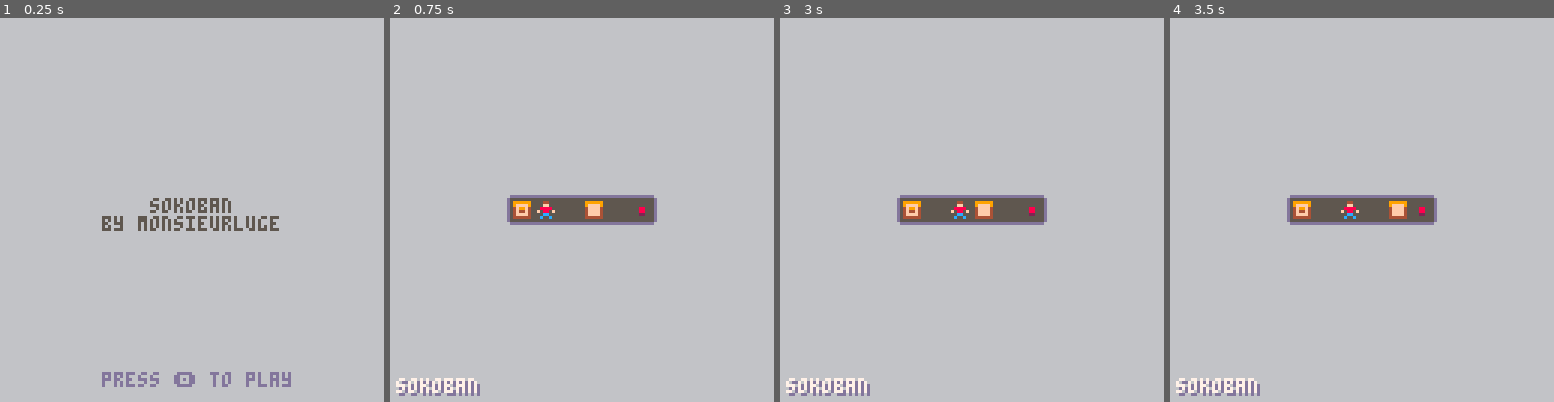
Above: before the commit, frames 1-4 (left to right).
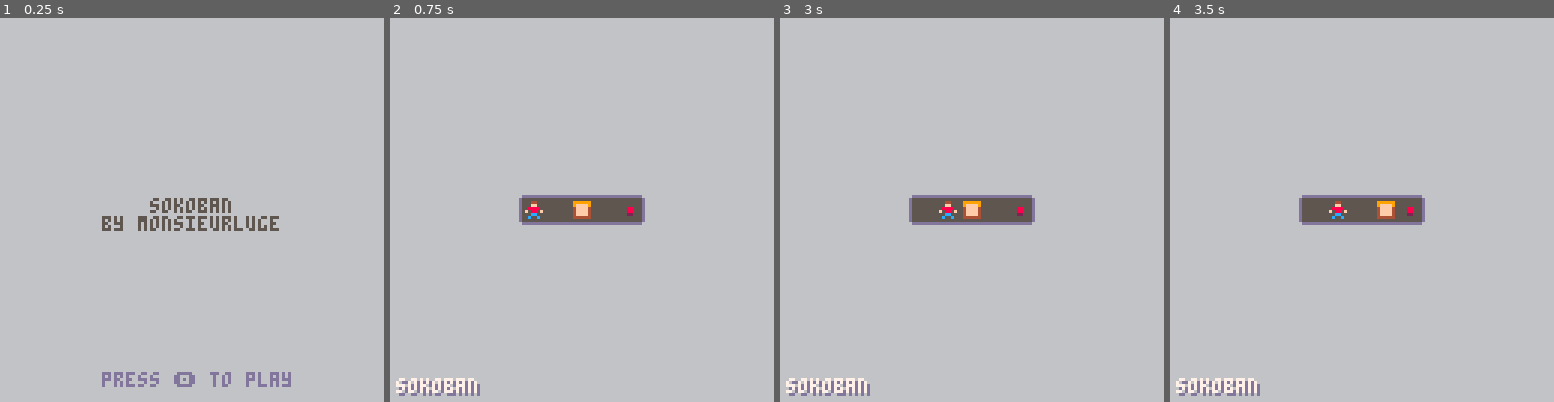
Above: after the commit, the same moments.

Repository: monsieurluge/pico8
Game: PICO-8 cartridge sokoban.p8
Two runs of this game, one before a commit and one after it. Both use one fixed random seed, a clock stepped at 60 frames per second and the inputs below.
Inputs:
- Up to frame 1 (0.25 s): no input
- Up to frame 2 (0.75 s): tap O (Z key) at 0.33, 0.7 s
- Up to frame 3 (3 s): tap X (X key) at 1.07, 2.07, 2.4, 2.73 s; tap O (Z key) at 1.43, 2.22 s; hold Left 1.97-2.37 s; hold Down 2.42-2.82 s; hold Right from 2.87 s (still down)
- Up to frame 4 (3.5 s): keep holding Right; tap X (X key) at 3.07, 3.4 s; tap O (Z key) at 3.1 s

Frame 1 is identical in both runs. In frame 2, 1.3% of the frame differs, in the area x 30-70%, y 46-54%; in frame 3, 1.3%; in frame 4, 1.3%.

Commit message:
sokoban: remove some sprites bg color

Diff:
--- a/sokoban.p8
+++ b/sokoban.p8
@@ -5,7 +5,7 @@
 -- by monsieurluge
 
 stages={
- {x=0,y=11,w=8,h=3,lvl=1,name="sokoban",lock=false},
+ {x=0,y=11,w=7,h=3,lvl=1,name="sokoban",lock=false},
  {x=0,y=17,w=9,h=7,lvl=2,name="the start",lock=true},
  {x=0,y=25,w=9,h=7,lvl=5,name="wtf?",lock=true},
  {x=11,y=0,w=5,h=3,lvl=1,name="filler",lock=true},
@@ -276,7 +276,12 @@
 end
 
 function draw_stage()
- map(0,0,offset.x,offset.y,stage.w,stage.h)
+ local ox=offset.x
+ local oy=offset.y
+ local sw=stage.w
+ local sh=stage.h
+ rectfill(ox,oy,ox+8*sw-1,oy+8*sh-1,5)
+ map(0,0,ox,oy,sw,sh)
 end
 
 function draw_ui()
@@ -351,14 +356,14 @@
 end
 
 __gfx__
-00000000000000005555555555555555555555555555555507777777777700000999999999990000000000000000000000000000000000000000000000000000
-00000000000440005999999559999995555555555555555577777777777770009777777777779000000000000000000000000000000000000000000000000000
-00700700000ff00059ffff9559ffff95555555555555555577777777777770009777777777779000000000000000000000000000000000000000000000000000
-000770000088880054ffff4554f99f45555885555555555577777777777770009777777777779000000000000000000000000000000000000000000000000000
-000770000f0880f054ffff4554f44f45555885555555555577777777777770009777777777779000000000000000000000000000000000000000000000000000
-00700700000cc00054ffff4554ffff45555225555555555577777777777770004777777777774000000000000000000000000000000000000000000000000000
-0000000000c00c005444444554444445555555555555555577777777777770004777777777774000000000000000000000000000000000000000000000000000
-00000000000000005555555555555555555555555555555577777777777770004777777777774000000000000000000000000000000000000000000000000000
+00000000000000000000000000000000000000000000000007777777777700000999999999990000000000000000000000000000000000000000000000000000
+00000000000440000999999009999990000000000000000077777777777770009777777777779000000000000000000000000000000000000000000000000000
+00700700000ff00009ffff9009ffff90000000000000000077777777777770009777777777779000000000000000000000000000000000000000000000000000
+000770000088880004ffff4004f99f40000880000000000077777777777770009777777777779000000000000000000000000000000000000000000000000000
+000770000f0880f004ffff4004f44f40000880000000000077777777777770009777777777779000000000000000000000000000000000000000000000000000
+00700700000cc00004ffff4004ffff40000220000000000077777777777770004777777777774000000000000000000000000000000000000000000000000000
+0000000000c00c000444444004444440000000000000000077777777777770004777777777774000000000000000000000000000000000000000000000000000
+00000000000000000000000000000000000000000000000077777777777770004777777777774000000000000000000000000000000000000000000000000000
 5dddddddddddddddddddddd55dddddd55dddddddddddddd577777777777770004777777777774000000000000000000000000000000000000000000000000000
 dd66666666666666666666dddd6666dddd666666666666dd77777777777770004777777777774000000000000000000000000000000000000000000000000000
 d6666666666666666666666dd666666dd66666666666666d77777777777770004777777777774000000000000000000000000000000000000000000000000000
@@ -375,11 +380,11 @@
 d6666666666666666666666dd666666dd666666d6666666644404440000000000000000000000000000000000000000000000000000000000000000000000000
 d6666666666666666666666dd666666ddd6666dd6666666644444440000000000000000000000000000000000000000000000000000000000000000000000000
 d6666666666666666666666dd666666d5dddddd5dddddddd00000000000000000000000000000000000000000000000000000000000000000000000000000000
-d6666666666666666666666dd666666d099900000000000000000000000000000000000000000000000000000000000000000000000000000000000000000000
-d6666666666666666666666dd666666d999a90000000000000000000000000000000000000000000000000000000000000000000000000000000000000000000
-d6666666666666666666666dd666666d999a90000000000000000000000000000000000000000000000000000000000000000000000000000000000000000000
-d6666666666666666666666dd666666d9aaa90000000000000000000000000000000000000000000000000000000000000000000000000000000000000000000
-d6666666666666666666666dd666666d099900000000000000000000000000000000000000000000000000000000000000000000000000000000000000000000
+d6666666666666666666666dd666666d000000000000000000000000000000000000000000000000000000000000000000000000000000000000000000000000
+d6666666666666666666666dd666666d000000000000000000000000000000000000000000000000000000000000000000000000000000000000000000000000
+d6666666666666666666666dd666666d000000000000000000000000000000000000000000000000000000000000000000000000000000000000000000000000
+d6666666666666666666666dd666666d000000000000000000000000000000000000000000000000000000000000000000000000000000000000000000000000
+d6666666666666666666666dd666666d000000000000000000000000000000000000000000000000000000000000000000000000000000000000000000000000
 d6666666666666666666666dd666666d000000000000000000000000000000000000000000000000000000000000000000000000000000000000000000000000
 dd66666666666666666666dddd6666dd000000000000000000000000000000000000000000000000000000000000000000000000000000000000000000000000
 5dddddddddddddddddddddd55dddddd5000000000000000000000000000000000000000000000000000000000000000000000000000000000000000000000000
@@ -528,29 +533,29 @@
 0404040404040404040404000000000000000000000000000000000000000000000000000000000000000000000000000000000000000000000000000000000000000000000000000000000000000000000000000000000000000000000000000000000000000000000000000000000000000000000000000000000000000000
 0404040404040404040404000000000000000000000000000000000000000000000000000000000000000000000000000000000000000000000000000000000000000000000000000000000000000000000000000000000000000000000000000000000000000000000000000000000000000000000000000000000000000000
 0404040404040404040404000000000000000000000000000000000000000000000000000000000000000000000000000000000000000000000000000000000000000000000000000000000000000000000000000000000000000000000000000000000000000000000000000000000000000000000000000000000000000000
-2131313131313121000000000000000000000000000000000000000000000000000000000000000000000000000000000000000000000000000000000000000000000000000000000000000000000000000000000000000000000000000000000000000000000000000000000000000000000000000000000000000000000000
-2203010002000420000000000000000000000000000000000000000000000000000000000000000000000000000000000000000000000000000000000000000000000000000000000000000000000000000000000000000000000000000000000000000000000000000000000000000000000000000000000000000000000000
-2111111111111121000000000000000000000000000000000000000000000000000000000000000000000000000000000000000000000000000000000000000000000000000000000000000000000000000000000000000000000000000000000000000000000000000000000000000000000000000000000000000000000000
+2131313131312100000000000000000000000000000000000000000000000000000000000000000000000000000000000000000000000000000000000000000000000000000000000000000000000000000000000000000000000000000000000000000000000000000000000000000000000000000000000000000000000000
+2201000200042000000000000000000000000000000000000000000000000000000000000000000000000000000000000000000000000000000000000000000000000000000000000000000000000000000000000000000000000000000000000000000000000000000000000000000000000000000000000000000000000000
+2111111111112100000000000000000000000000000000000000000000000000000000000000000000000000000000000000000000000000000000000000000000000000000000000000000000000000000000000000000000000000000000000000000000000000000000000000000000000000000000000000000000000000
 0000000000000000000000000000000000000000000000000000000000000000000000000000000000000000000000000000000000000000000000000000000000000000000000000000000000000000000000000000000000000000000000000000000000000000000000000000000000000000000000000000000000000000
 0000000000000000000000000000000000000000000000000000000000000000000000000000000000000000000000000000000000000000000000000000000000000000000000000000000000000000000000000000000000000000000000000000000000000000000000000000000000000000000000000000000000000000
 0000000000000000000000000000000000000000000000000000000000000000000000000000000000000000000000000000000000000000000000000000000000000000000000000000000000000000000000000000000000000000000000000000000000000000000000000000000000000000000000000000000000000000
-2121213131213131210000000000000000000000000000000000000000000000000000000000000000000000000000000000000000000000000000000000000000000000000000000000000000000000000000000000000000000000000000000000000000000000000000000000000000000000000000000000000000000000
-2131320000230303200000000000000000000000000000000000000000000000000000000000000000000000000000000000000000000000000000000000000000000000000000000000000000000000000000000000000000000000000000000000000000000000000000000000000000000000000000000000000000000000
-2200000000202525210000000000000000000000000000000000000000000000000000000000000000000000000000000000000000000000000000000000000000000000000000000000000000000000000000000000000000000000000000000000000000000000000000000000000000000000000000000000000000000000
+2121213131212121210000000000000000000000000000000000000000000000000000000000000000000000000000000000000000000000000000000000000000000000000000000000000000000000000000000000000000000000000000000000000000000000000000000000000000000000000000000000000000000000
+2131320000202121210000000000000000000000000000000000000000000000000000000000000000000000000000000000000000000000000000000000000000000000000000000000000000000000000000000000000000000000000000000000000000000000000000000000000000000000000000000000000000000000
+2200000000203131210000000000000000000000000000000000000000000000000000000000000000000000000000000000000000000000000000000000000000000000000000000000000000000000000000000000000000000000000000000000000000000000000000000000000000000000000000000000000000000000
 2200000200330404200000000000000000000000000000000000000000000000000000000000000000000000000000000000000000000000000000000000000000000000000000000000000000000000000000000000000000000000000000000000000000000000000000000000000000000000000000000000000000000000
 2112000200020403200000000000000000000000000000000000000000000000000000000000000000000000000000000000000000000000000000000000000000000000000000000000000000000000000000000000000000000000000000000000000000000000000000000000000000000000000000000000000000000000
 2122000113000000200000000000000000000000000000000000000000000000000000000000000000000000000000000000000000000000000000000000000000000000000000000000000000000000000000000000000000000000000000000000000000000000000000000000000000000000000000000000000000000000
 2121111121111111210000000000000000000000000000000000000000000000000000000000000000000000000000000000000000000000000000000000000000000000000000000000000000000000000000000000000000000000000000000000000000000000000000000000000000000000000000000000000000000000
 0000000000000000000000000000000000000000000000000000000000000000000000000000000000000000000000000000000000000000000000000000000000000000000000000000000000000000000000000000000000000000000000000000000000000000000000000000000000000000000000000000000000000000
-2121312131313131210000000000000000000000000000000000000000000000000000000000000000000000000000000000000000000000000000000000000000000000000000000000000000000000000000000000000000000000000000000000000000000000000000000000000000000000000000000000000000000000
-2132033300000000200000000000000000000000000000000000000000000000000000000000000000000000000000000000000000000000000000000000000000000000000000000000000000000000000000000000000000000000000000000000000000000000000000000000000000000000000000000000000000000000
+2121212131313131210000000000000000000000000000000000000000000000000000000000000000000000000000000000000000000000000000000000000000000000000000000000000000000000000000000000000000000000000000000000000000000000000000000000000000000000000000000000000000000000
+2131313200000000200000000000000000000000000000000000000000000000000000000000000000000000000000000000000000000000000000000000000000000000000000000000000000000000000000000000000000000000000000000000000000000000000000000000000000000000000000000000000000000000
 2200000204021300200000000000000000000000000000000000000000000000000000000000000000000000000000000000000000000000000000000000000000000000000000000000000000000000000000000000000000000000000000000000000000000000000000000000000000000000000000000000000000000000
 2200130401043300200000000000000000000000000000000000000000000000000000000000000000000000000000000000000000000000000000000000000000000000000000000000000000000000000000000000000000000000000000000000000000000000000000000000000000000000000000000000000000000000
 2200330204020000200000000000000000000000000000000000000000000000000000000000000000000000000000000000000000000000000000000000000000000000000000000000000000000000000000000000000000000000000000000000000000000000000000000000000000000000000000000000000000000000
-2200000000130310210000000000000000000000000000000000000000000000000000000000000000000000000000000000000000000000000000000000000000000000000000000000000000000000000000000000000000000000000000000000000000000000000000000000000000000000000000000000000000000000
-2111111111211121210000000000000000000000000000000000000000000000000000000000000000000000000000000000000000000000000000000000000000000000000000000000000000000000000000000000000000000000000000000000000000000000000000000000000000000000000000000000000000000000
-…(5 lines of a section not shown)…
+2200000000101111210000000000000000000000000000000000000000000000000000000000000000000000000000000000000000000000000000000000000000000000000000000000000000000000000000000000000000000000000000000000000000000000000000000000000000000000000000000000000000000000
+2111111111212121210000000000000000000000000000000000000000000000000000000000000000000000000000000000000000000000000000000000000000000000000000000000000000000000000000000000000000000000000000000000000000000000000000000000000000000000000000000000000000000000
+…(5 lines of a section not shown)…
